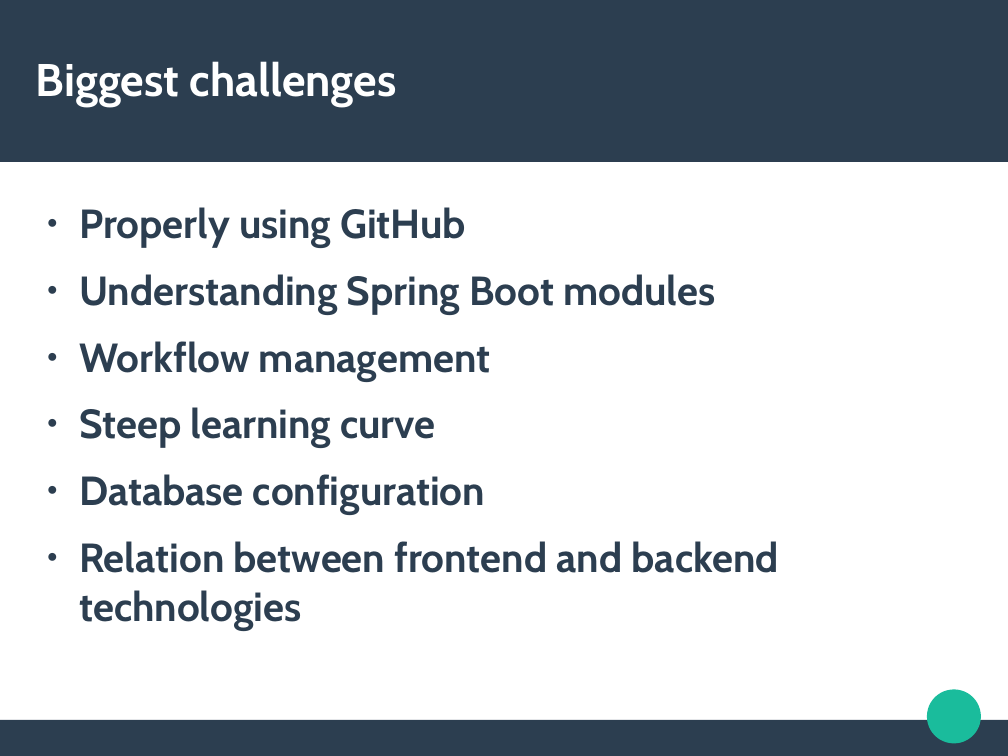
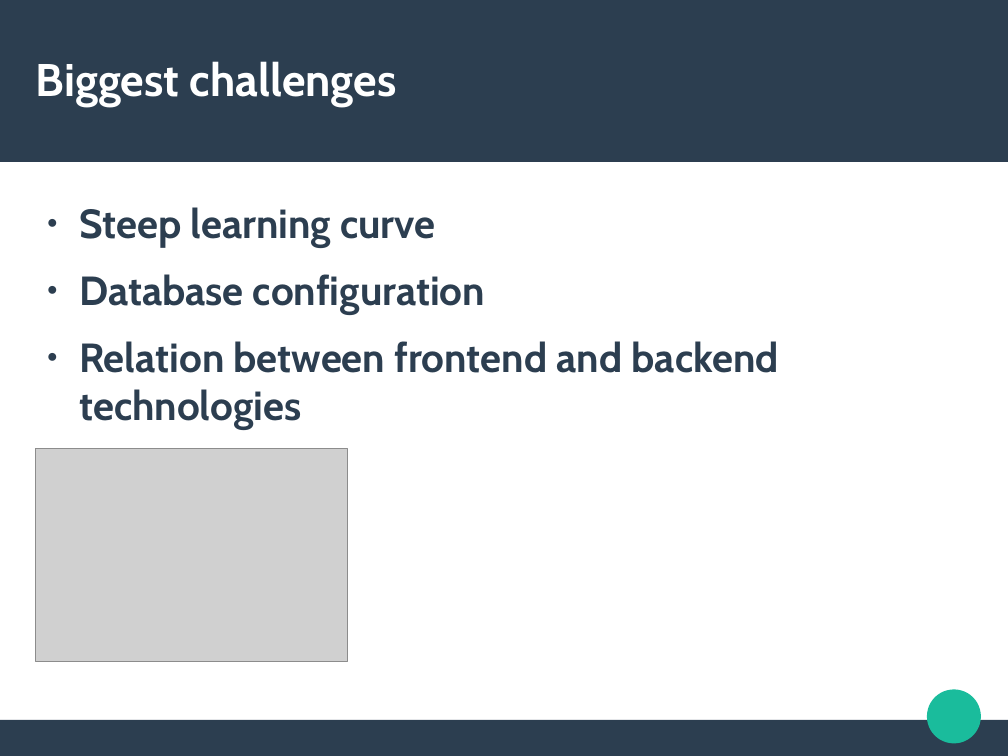
Before and after one commit to Eliiona/Java_BC, a slide deck: slide 20 of Prezentacijaa.odp (slide 19 before the commit). Drawn at 1008x756 pixels with LibreOffice and Linux fonts; fonts in the diff are those of the drawing; grey boxes stand for pictures. Boxes give left, top, right and bottom in pixels: in the first picture for what was removed or moved away, otherwise in the second. Text is boxed around its words. In the diff, an @@ line names an element or a change of style, - is before the commit and + after.

Commit message:
ppt

```diff
--- a/Prezentacijaa.odp
+++ b/Prezentacijaa.odp
@@ text at box(79, 207, 715, 381): paragraphs removed @@
-● Properly using GitHub
-● Understanding Spring Boot modules
-● Workflow management
@@ picture added at box(36, 448, 348, 662) @@
```
Also in this commit, not shown: 4 other slides changed, 1 slide added, 6 other files.
